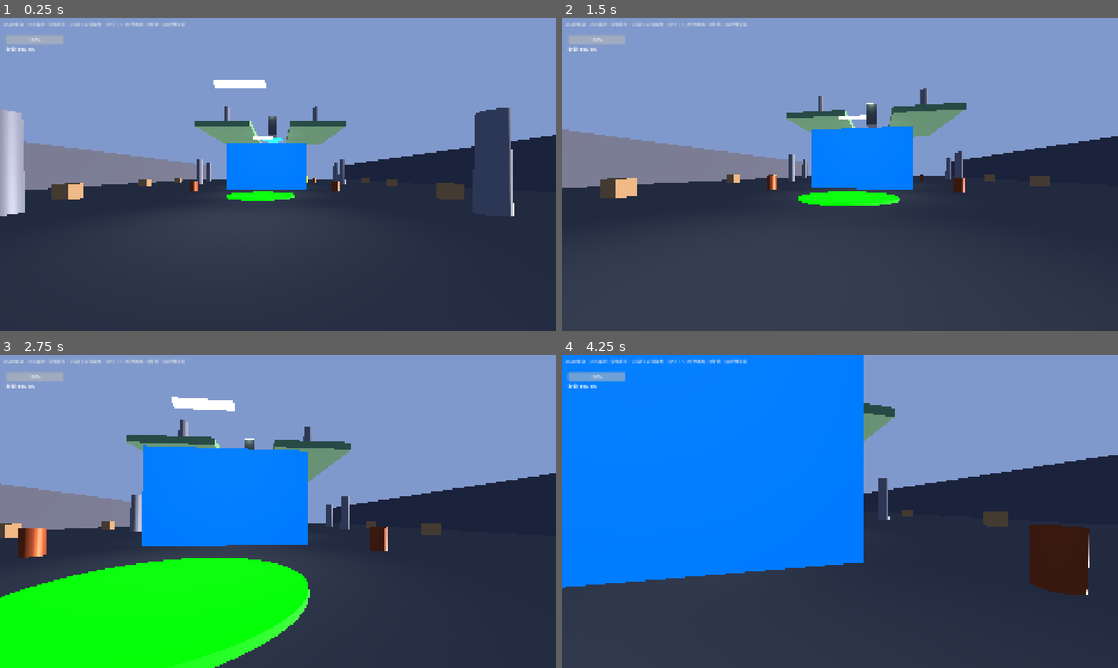
Above: before the commit, frames 1-4 (two rows, left to right).
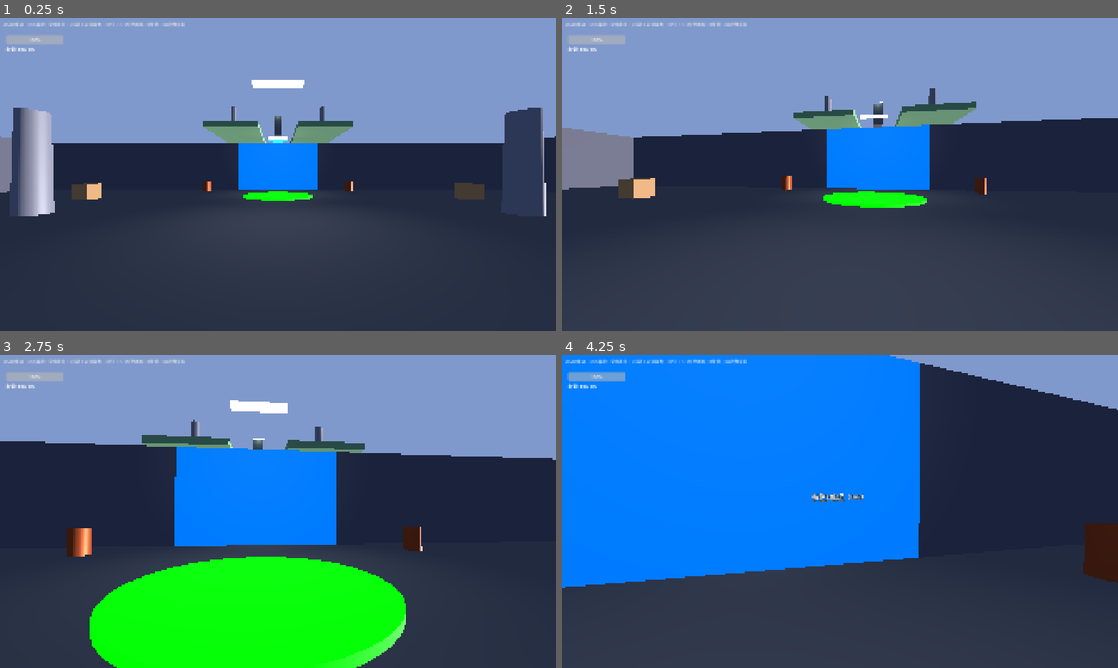
Above: after the commit, the same moments.

Repository: Potatopill98/let-s_go
Game: Godot game, scene res://scenes/main.tscn
The game is run twice, just before and just after one commit, with the same random seed, the same clock (stepped at 60 frames per second) and the same inputs.
Inputs (mouse positions are in pixels of both pictures, inside the frame that each line leads up to):
- Up to frame 1 (0.25 s): no input
- Up to frame 2 (1.5 s): tap Enter at 0.5 s; move the mouse to (867, 174) at 0.52 s; hold W (move_forward) from 0.53 s (still down); tap E (interact) at 0.6 s; click (867, 174) at 0.67 s; tap Space at 0.77 s; move the mouse to (812, 174) at 1.27 s; tap Q at 1.35 s
- Up to frame 3 (2.75 s): keep holding W (move_forward); tap Space at 1.52 s; move the mouse to (289, 505) at 2.02 s; tap 1 at 2.1 s
- Up to frame 4 (4.25 s): keep holding W (move_forward); move the mouse to (834, 517) at 2.77 s; tap 2 at 2.85 s; click (834, 517) at 2.92 s; tap Space at 3.02, 3.77 s; move the mouse to (878, 514) at 3.52 s; tap G at 3.6 s

The runs differ from the first frame. In frame 1, 14% of the frame differs, in the area x 0-100%, y 19-64%; in frame 2, 12%; in frame 3, 31%, in the area x 0-100%, y 13-100%; in frame 4, 19%.

Commit message:
fix: 修复空气墙和关卡分隔问题：1.实验室建筑碰撞体误用了100米长的围墙碰撞体导致场景中间有空气墙，改为正确的20x7x8碰撞体 2.第一层和第二层之间加大门左右两堵25米长的分隔墙，玩家必须修门才能通过，不能绕过去

Diff:
--- a/scenes/main.tscn
+++ b/scenes/main.tscn
@@ -45,6 +45,9 @@
 material = SubResource("LabMat")
 size = Vector3(20, 7, 8)
 
+[sub_resource type="BoxShape3D" id="LabCol"]
+size = Vector3(20, 7, 8)
+
 [sub_resource type="StandardMaterial3D" id="GreenMat"]
 albedo_color = Color(0.0, 1.0, 0.0, 1)
 emission_enabled = true
@@ -73,6 +76,17 @@
 
 [sub_resource type="BoxShape3D" id="DoorCol"]
 size = Vector3(10, 6, 0.5)
+
+[sub_resource type="StandardMaterial3D" id="SeparatorWallMat"]
+albedo_color = Color(0.25, 0.25, 0.3, 1)
+roughness = 0.9
+
+[sub_resource type="CubeMesh" id="SeparatorWallMesh"]
+material = SubResource("SeparatorWallMat")
+size = Vector3(25, 6, 0.5)
+
+[sub_resource type="BoxShape3D" id="SeparatorWallCol"]
+size = Vector3(25, 6, 0.5)
 
 [sub_resource type="StandardMaterial3D" id="YellowMat"]
 albedo_color = Color(1.0, 1.0, 0.0, 1)
@@ -230,7 +244,7 @@
 position = Vector3(0, 3.5, 35)
 [node name="LabBody" type="StaticBody3D" parent="LabBuilding"]
 [node name="LabShape" type="CollisionShape3D" parent="LabBuilding/LabBody"]
-shape = SubResource("WallCol")
+shape = SubResource("LabCol")
 
 ; 实验室灯光
 [node name="LabLight1" type="MeshInstance3D" parent="."]
@@ -298,6 +312,22 @@
 mesh = SubResource("DoorMesh")
 [node name="CollisionShape3D" type="CollisionShape3D" parent="ExitDoor"]
 shape = SubResource("DoorCol")
+
+; 第一层和第二层之间的分隔墙（大门左边，玩家必须修门才能过）
+[node name="SeparatorLeft" type="MeshInstance3D" parent="."]
+mesh = SubResource("SeparatorWallMesh")
+position = Vector3(-17.5, 3, 2)
+[node name="SepLeftBody" type="StaticBody3D" parent="SeparatorLeft"]
+[node name="SepLeftShape" type="CollisionShape3D" parent="SeparatorLeft/SepLeftBody"]
+shape = SubResource("SeparatorWallCol")
+
+; 第一层和第二层之间的分隔墙（大门右边）
+[node name="SeparatorRight" type="MeshInstance3D" parent="."]
+mesh = SubResource("SeparatorWallMesh")
+position = Vector3(17.5, 3, 2)
+[node name="SepRightBody" type="StaticBody3D" parent="SeparatorRight"]
+[node name="SepRightShape" type="CollisionShape3D" parent="SeparatorRight/SepRightBody"]
+shape = SubResource("SeparatorWallCol")
 
 ; 第一层障碍物
 [node name="L1Pillar1" type="MeshInstance3D" parent="."]
Not shown: 1 places in scenes/main.tscn that only renumber resources
